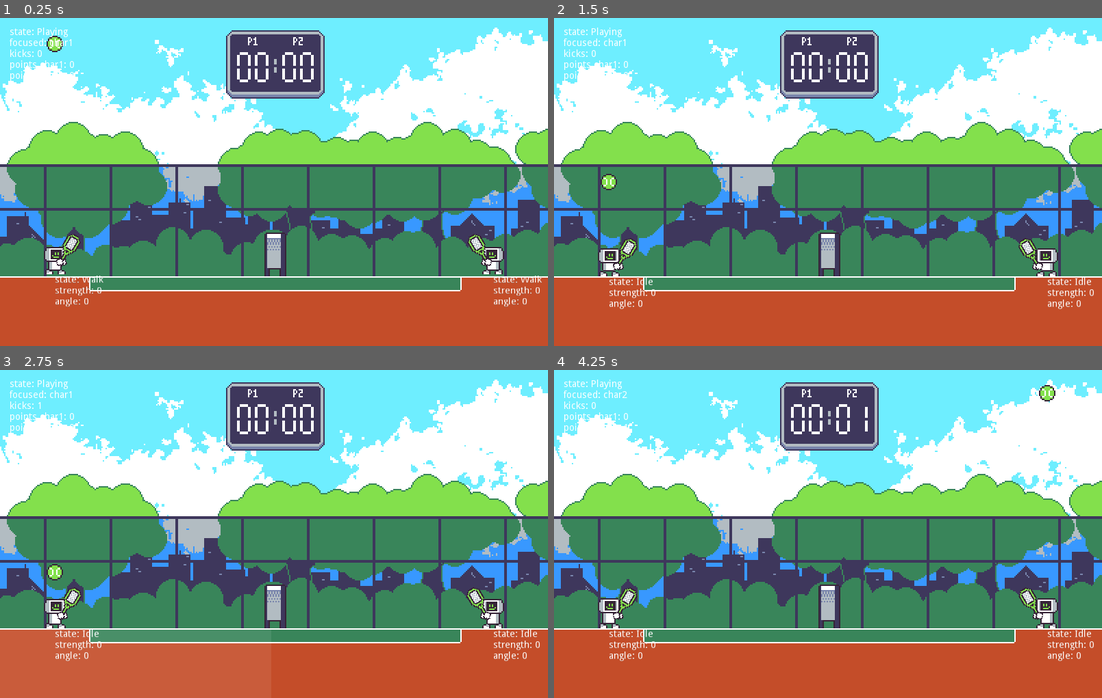
Above: before the commit, frames 1-4 (two rows, left to right).
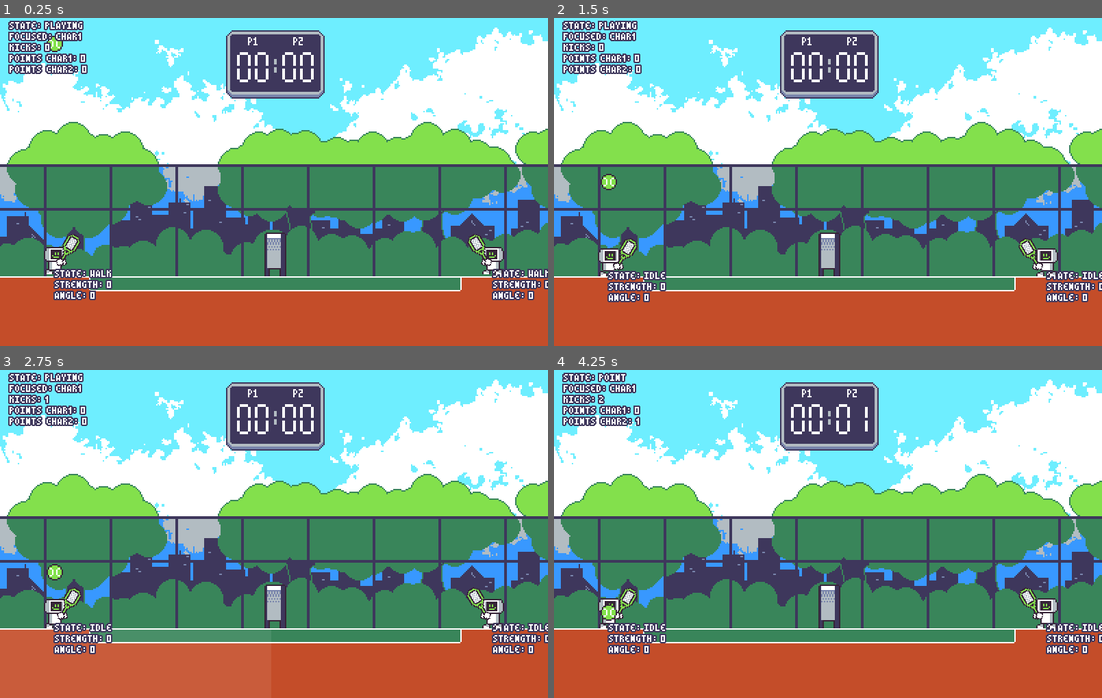
Above: after the commit, the same moments.

Repository: rthurmed/BobBytesTennisChampionship
Game: Godot game, scene res://src/gamemode/Tennis.tscn
Same seed, same stepped clock (60 frames per second), same inputs: the game is played once before the commit and once after it.
Inputs:
- Up to frame 1 (0.25 s): no input
- Up to frame 2 (1.5 s): no input
- Up to frame 3 (2.75 s): no input
- Up to frame 4 (4.25 s): tap R (reset) at 4.15 s

The runs differ from the first frame. In frame 1, 3.3% of the frame differs, in the area x 1-100%, y 0-89%; in frame 2, 3.3%; in frame 3, 3.3%; in frame 4, 3.5%.

Commit message:
Changed font. Implemented gameover screen

Diff:
--- /dev/null
+++ b/assets/font/default_font.tres
@@ -0,0 +1,12 @@
+[gd_resource type="DynamicFont" load_steps=2 format=2]
+
+[ext_resource path="res://assets/font/Last Spaceship.ttf" type="DynamicFontData" id=1]
+
+[resource]
+outline_size = 2
+outline_color = Color( 0.243137, 0.215686, 0.360784, 1 )
+use_mipmaps = true
+extra_spacing_top = -2
+extra_spacing_bottom = -2
+extra_spacing_space = 4
+font_data = ExtResource( 1 )
--- a/project.godot
+++ b/project.godot
@@ -60,6 +60,7 @@
 [gui]
 
 common/drop_mouse_on_gui_input_disabled=true
+theme/custom_font="res://assets/font/default_font.tres"
 
 [importer_defaults]
 
--- a/src/entity/char/Person.tscn
+++ b/src/entity/char/Person.tscn
@@ -461,18 +461,21 @@
 margin_right = 69.0
 margin_bottom = 14.0
 text = "state: 0"
+uppercase = true
 
 [node name="AttackStrengthLabel" type="Label" parent="DebugNode"]
 margin_top = 16.0
 margin_right = 69.0
 margin_bottom = 30.0
 text = "strength: 0"
+uppercase = true
 
 [node name="AttackAngleLabel" type="Label" parent="DebugNode"]
 margin_top = 32.0
 margin_right = 69.0
 margin_bottom = 46.0
 text = "angle: 0"
+uppercase = true
 
 [connection signal="body_entered" from="Colliders/AttackArea2D" to="StateMachine/Attack" method="_on_AttackArea2D_body_entered"]
 [connection signal="transition" from="StateMachine" to="." method="_on_StateMachine_transition"]
--- a/src/gamemode/Tennis.tscn
+++ b/src/gamemode/Tennis.tscn
@@ -19,6 +19,7 @@
 [ext_resource path="res://src/gamemode/Tennis.gd" type="Script" id=17]
 [ext_resource path="res://src/gamemode/state/Point.gd" type="Script" id=18]
 [ext_resource path="res://src/gamemode/state/Playing.gd" type="Script" id=19]
+[ext_resource path="res://assets/font/Last Spaceship.ttf" type="DynamicFontData" id=20]
 
 [sub_resource type="RectangleShape2D" id=2]
 extents = Vector2( 232, 40 )
@@ -109,6 +110,47 @@
 [sub_resource type="RectangleShape2D" id=1]
 extents = Vector2( 1.5, 127.5 )
 
+[sub_resource type="DynamicFont" id=8]
+size = 32
+outline_size = 2
+outline_color = Color( 0.243137, 0.215686, 0.360784, 1 )
+use_mipmaps = true
+extra_spacing_top = -4
+extra_spacing_bottom = -4
+extra_spacing_space = 4
+font_data = ExtResource( 20 )
+
+[sub_resource type="Animation" id=7]
+length = 0.001
+tracks/0/type = "value"
+tracks/0/path = NodePath("StateMachine/Gameover/Overlay/Gameover:modulate")
+tracks/0/interp = 1
+tracks/0/loop_wrap = true
+tracks/0/imported = false
+tracks/0/enabled = true
+tracks/0/keys = {
+"times": PoolRealArray( 0 ),
+"transitions": PoolRealArray( 1 ),
+"update": 0,
+"values": [ Color( 1, 1, 1, 0 ) ]
+}
+
+[sub_resource type="Animation" id=6]
+resource_name = "gameover"
+length = 2.0
+tracks/0/type = "value"
+tracks/0/path = NodePath("StateMachine/Gameover/Overlay/Gameover:modulate")
+tracks/0/interp = 1
+tracks/0/loop_wrap = true
+tracks/0/imported = false
+tracks/0/enabled = true
+tracks/0/keys = {
+"times": PoolRealArray( 0, 0.7, 2 ),
+"transitions": PoolRealArray( 1, 1, 1 ),
+"update": 0,
+"values": [ Color( 1, 1, 1, 0 ), Color( 1, 1, 1, 0 ), Color( 1, 1, 1, 1 ) ]
+}
+
 [node name="Tennis" type="Node2D"]
 script = ExtResource( 17 )
 ball_scene = ExtResource( 9 )
@@ -268,11 +310,49 @@
 script = ExtResource( 18 )
 
 [node name="Reset" type="Timer" parent="StateMachine/Point"]
-wait_time = 0.5
 one_shot = true
 
 [node name="Gameover" type="Node" parent="StateMachine"]
 script = ExtResource( 1 )
+
+[node name="Overlay" type="CanvasLayer" parent="StateMachine/Gameover"]
+
+[node name="Gameover" type="Control" parent="StateMachine/Gameover/Overlay"]
+modulate = Color( 1, 1, 1, 0 )
+anchor_right = 1.0
+anchor_bottom = 1.0
+
+[node name="ColorRect" type="ColorRect" parent="StateMachine/Gameover/Overlay/Gameover"]
+anchor_right = 1.0
+anchor_bottom = 1.0
+color = Color( 0.243137, 0.215686, 0.360784, 0.498039 )
+
+[node name="Title" type="Label" parent="StateMachine/Gameover/Overlay/Gameover"]
+anchor_top = 0.5
+anchor_right = 1.0
+anchor_bottom = 0.5
+margin_top = -53.0
+margin_bottom = 1.0
+custom_fonts/font = SubResource( 8 )
+text = "PLAYER 1 WON!"
+align = 1
+valign = 2
+
+[node name="Message" type="Label" parent="StateMachine/Gameover/Overlay/Gameover"]
+anchor_top = 0.5
+anchor_right = 1.0
+anchor_bottom = 0.5
+margin_top = -8.0
+margin_bottom = 35.0
+text = "GAME OVER
+PRESS R TO PLAY AGAIN"
+align = 1
+valign = 1
+
+[node name="AnimationPlayer" type="AnimationPlayer" parent="StateMachine/Gameover"]
+root_node = NodePath("../../..")
+anims/RESET = SubResource( 7 )
+anims/gameover = SubResource( 6 )
 
 [node name="DebugNode" parent="." instance=ExtResource( 14 )]
 margin_left = -193.0
@@ -285,33 +365,39 @@
 margin_right = 95.0
 margin_bottom = 14.0
 text = "state: Playingw"
+uppercase = true
 
 [node name="FocusedLabel" type="Label" parent="DebugNode"]
 margin_top = 16.0
 margin_right = 93.0
 margin_bottom = 30.0
 text = "focused: char1"
+uppercase = true
 
 [node name="KicksLabel" type="Label" parent="DebugNode"]
 margin_top = 32.0
 margin_right = 93.0
 margin_bottom = 46.0
 text = "kicks: 0"
+uppercase = true
 
 [node name="PointsChar1Label" type="Label" parent="DebugNode"]
 margin_top = 48.0
 margin_right = 95.0
 margin_bottom = 62.0
 text = "points char1: 0"
+uppercase = true
 
 [node name="PointsChar2Label" type="Label" parent="DebugNode"]
 margin_top = 64.0
 margin_right = 95.0
 margin_bottom = 78.0
 text = "points char2: 0"
+uppercase = true
 
 [connection signal="body_exited" from="Layers/Backdrop/FieldTransitionArea" to="StateMachine/Playing" method="_on_FieldTransitionArea_body_exited"]
 [connection signal="attack_executed" from="Layers/Game/Person1" to="." method="_on_Person_attack_executed"]
 [connection signal="attack_executed" from="Layers/Game/Person2" to="." method="_on_Person_attack_executed"]
 [connection signal="transition" from="StateMachine" to="." method="_on_StateMachine_transition"]
 [connection signal="timeout" from="StateMachine/Point/Reset" to="StateMachine/Point" method="_on_Reset_timeout"]
+[connection signal="animation_finished" from="StateMachine/Gameover/AnimationPlayer" to="StateMachine/Gameover" method="_on_AnimationPlayer_animation_finished"]
--- a/src/gamemode/state/GameOver.gd
+++ b/src/gamemode/state/GameOver.gd
@@ -1,14 +1,32 @@
 extends State
 
 
-func handle_input(_event: InputEvent): pass
-func process(_delta: float): pass
-func physics_process(_delta: float): pass
+onready var animation = $AnimationPlayer
+onready var gameover_title = $Overlay/Gameover/Title
+
+var showed_message = false
+
+
+func process(_delta: float):
+	if not showed_message: return
+	if Input.is_action_just_released("reset"):
+		var _ok = get_tree().reload_current_scene()
 
 
 func enter():
-	# TODO
-	print_debug('Not Implemented')
+	showed_message = false
+
+	owner.ball.set_collision(false)
+
+	var char1_won = owner.points_char1 > owner.points_char2
+	var winner = "PLAYER 1" if char1_won else "PLAYER 2"
+
+	gameover_title.text = str(winner, " WON!")
+
+	animation.play("gameover")
 
 
-func exit(): pass
+func _on_AnimationPlayer_animation_finished(anim_name):
+	if not active(): return
+	if not anim_name == "gameover": return
+	showed_message = true
Not shown: 1 places in src/gamemode/Tennis.tscn that only renumber resources
